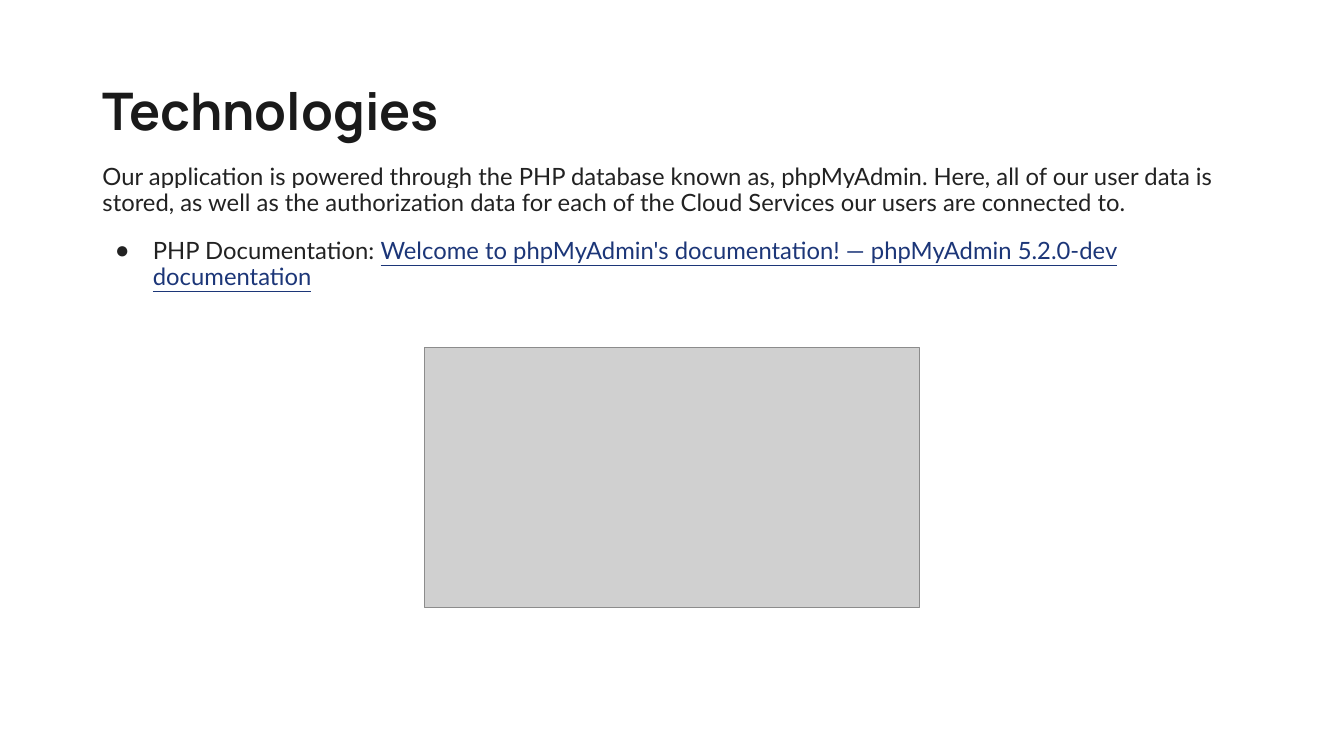
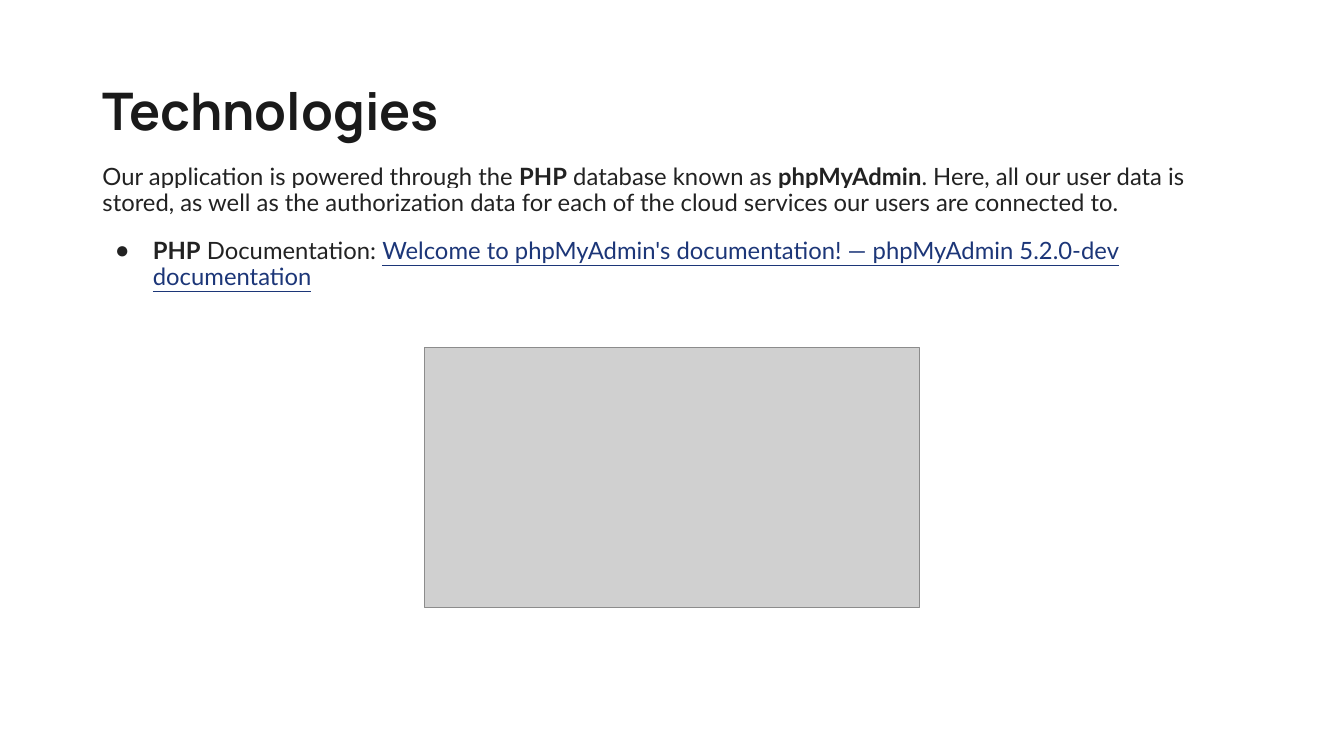
Before and after one commit to GRGalinger/Senior-Design, a slide deck: slide 13 of Files/SlideDeck/PresentationSlideDeck.pptx. Drawn at 1344x756 pixels with LibreOffice and Linux fonts; fonts in the diff are those of the drawing; grey boxes stand for pictures. Boxes give left, top, right and bottom in pixels: in the first picture for what was removed or moved away, otherwise in the second. Text is boxed around its words. In the diff, an @@ line names an element or a change of style, - is before the commit and + after.

```diff
--- a/Files/SlideDeck/PresentationSlideDeck.pptx
+++ b/Files/SlideDeck/PresentationSlideDeck.pptx
@@ text at bbox=[102, 167, 1184, 214]: text changed @@
-Our application is powered through the PHP database known as, phpMyAdmin. Here, all of our user data is stored, as well as the authorization data for each of the Cloud Services our users are connected to.
+Our application is powered through the PHP database known as phpMyAdmin. Here, all our user data is stored, as well as the authorization data for each of the cloud services our users are connected to.
@@ text at bbox=[153, 241, 1119, 285]: bold on in "PHP" @@
```
Also in this commit, not shown: 15 other slides changed.
